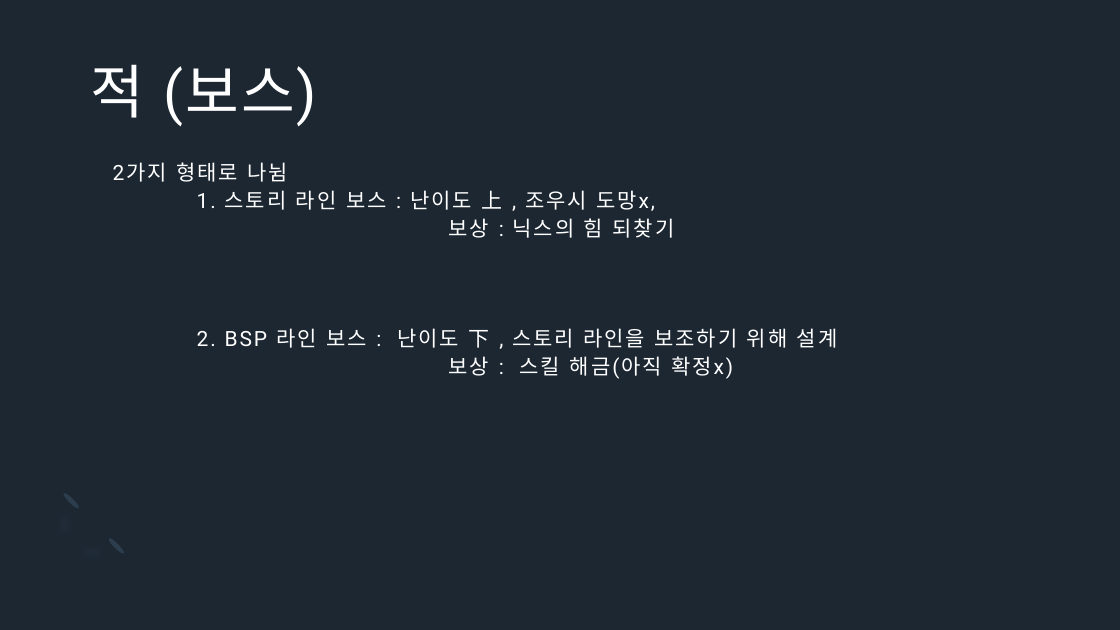
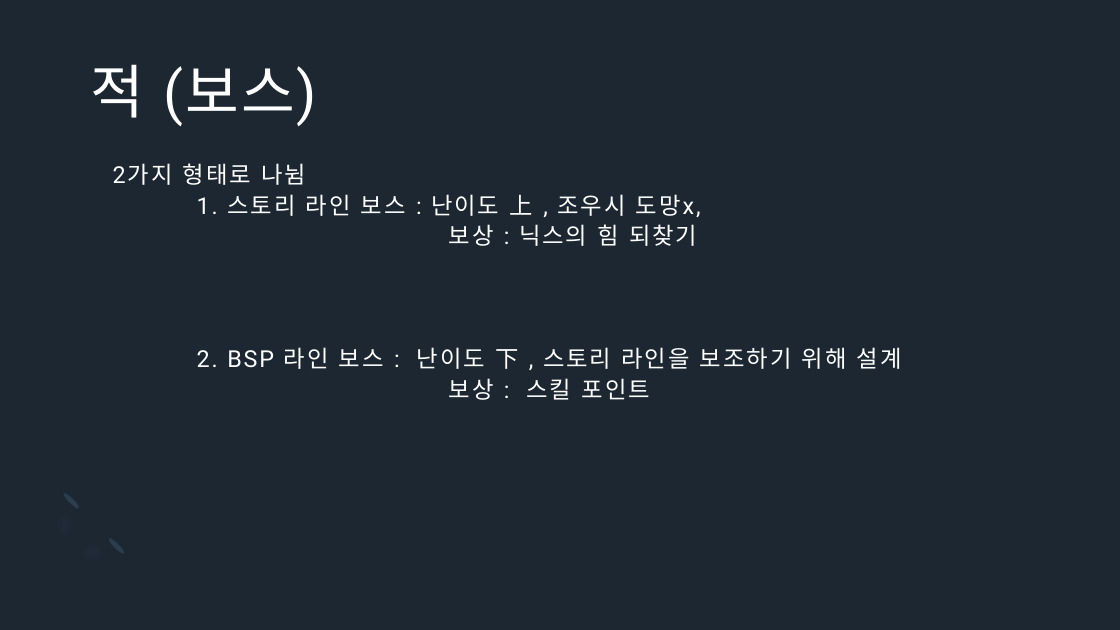
Before and after one commit to Icloy/2D_Roguelike, a slide deck: slide 12 of 기획서.pptx. Drawn at 1120x630 pixels with LibreOffice and Linux fonts; fonts in the diff are those of the drawing. Boxes give left, top, right and bottom in pixels: in the first picture for what was removed or moved away, otherwise in the second. Text is boxed around its words. In the diff, an @@ line names an element or a change of style, - is before the commit and + after.

```diff
--- a/기획서.pptx
+++ b/기획서.pptx
@@ title at (113, 163, 902, 400): text changed; size 18 to 20 pt @@
-2가지 형태로 나뉨
-1. 스토리 라인 보스 : 난이도 上 , 조우시 도망x,
-보상 : 닉스의 힘 되찾기
-2. BSP 라인 보스 : 난이도 下 , 스토리 라인을 보조하기 위해 설계
-보상 : 스킬 해금(아직 확정x)
+2가지 형태로 나뉨
+1. 스토리 라인 보스 : 난이도 上 , 조우시 도망x,
+보상 : 닉스의 힘 되찾기
+2. BSP 라인 보스 : 난이도 下 , 스토리 라인을 보조하기 위해 설계
+보상 : 스킬 포인트
```
Also in this commit, not shown: 6 other slides changed.
